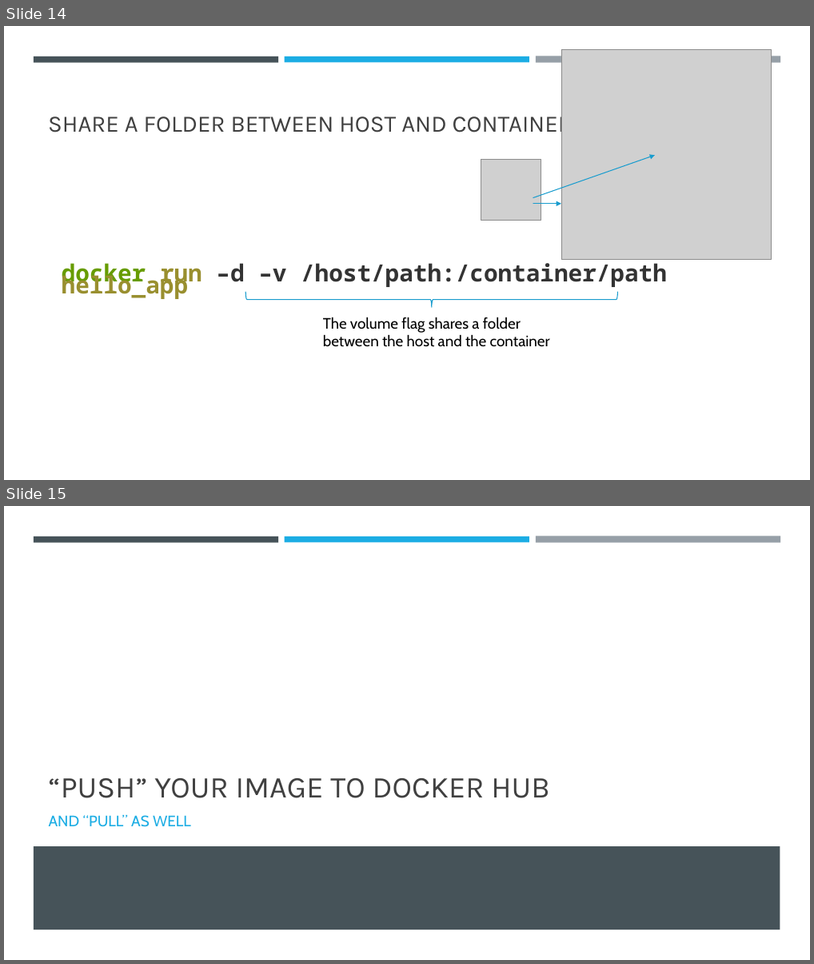
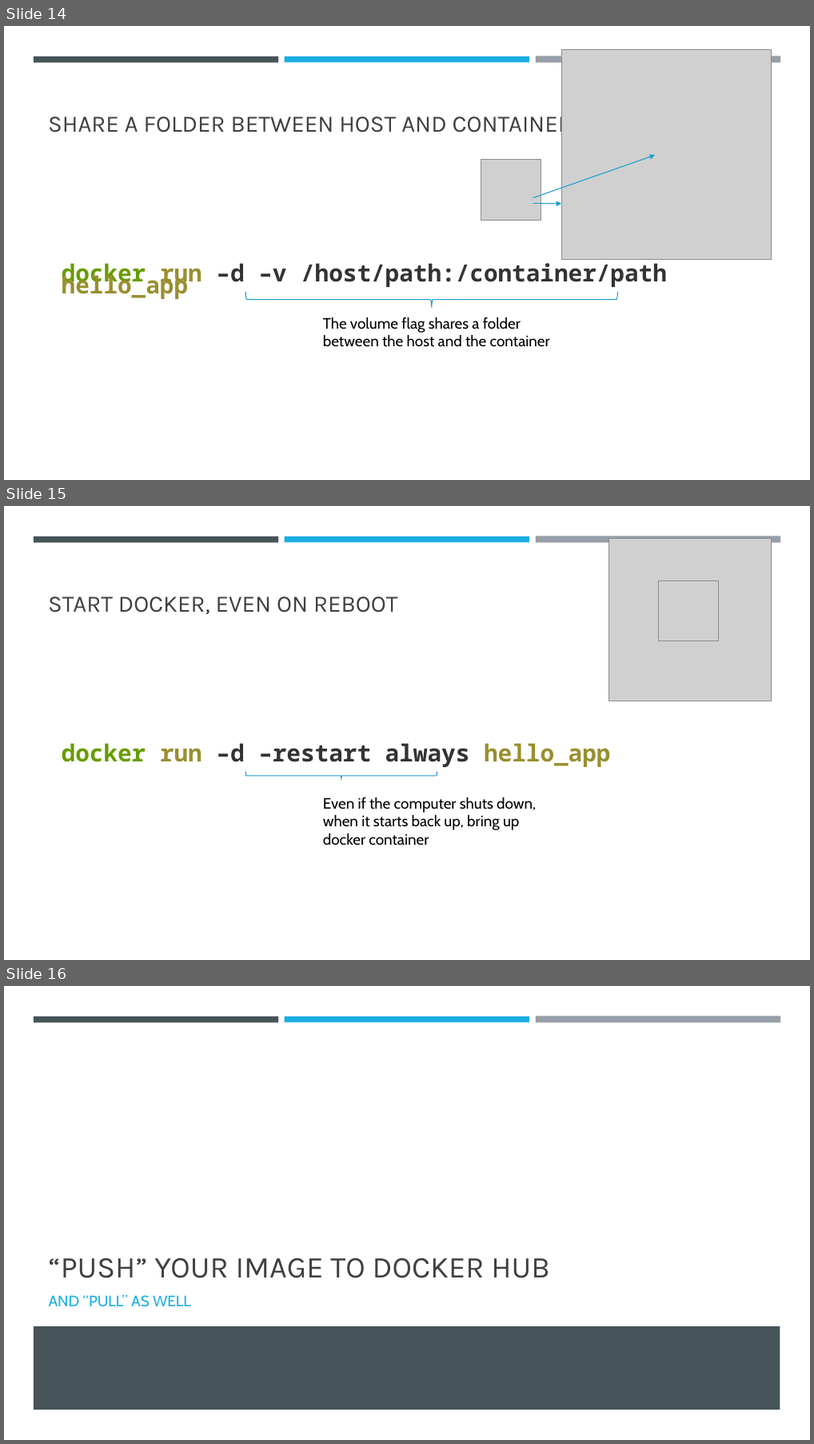
Before and after one commit to falconair/ProgrammingForAnalytics, a slide deck: lectures/120_dockerize_python_app/Docker – an introduction.pptx. Shown one above the other, each under a label of ours: slides 14 and 15 before the commit, slides 14, 15 and 16 after it. The pictures are 814x964 and 814x1444 pixels, drawn with LibreOffice and Linux fonts; fonts in the diff are those of the drawing; grey boxes stand for pictures. Boxes give left, top, right and bottom in pixels: in the first picture for what was removed or moved away, otherwise in the second. Text is boxed around its words. In the diff, an @@ line names an element or a change of style, - is before the commit and + after.

```diff
--- a/lectures/120_dockerize_python_app/Docker – an introduction.pptx
+++ b/lectures/120_dockerize_python_app/Docker – an introduction.pptx
@@ slide 15 added at (x1=4, y1=506, x2=810, y2=960), background #FFFFFF; not listed: 3 template elements that a slide beside it also shows @@
@@ picture added at (x1=609, y1=538, x2=772, y2=700) @@
@@ title added at (x1=48, y1=596, x2=398, y2=614), 28 pt, text #404040 @@
+START DOCKER, EVEN ON REBOOT
@@ picture added at (x1=658, y1=580, x2=719, y2=641) @@
@@ text added at (x1=62, y1=743, x2=610, y2=767), 28 pt, text #333333, bold @@
+docker run –d –restart always hello_app
@@ right brace added at (x1=246, y1=772, x2=438, y2=780), outline #189CCE 1 pt @@
@@ text added at (x1=323, y1=796, x2=536, y2=845), 18 pt, text #000000 @@
+Even if the computer shuts down, when it starts back up, bring up docker container
@@ what was slide 15 is now slide 16 @@
```
Also in this commit, not shown: 5 other slides added.
